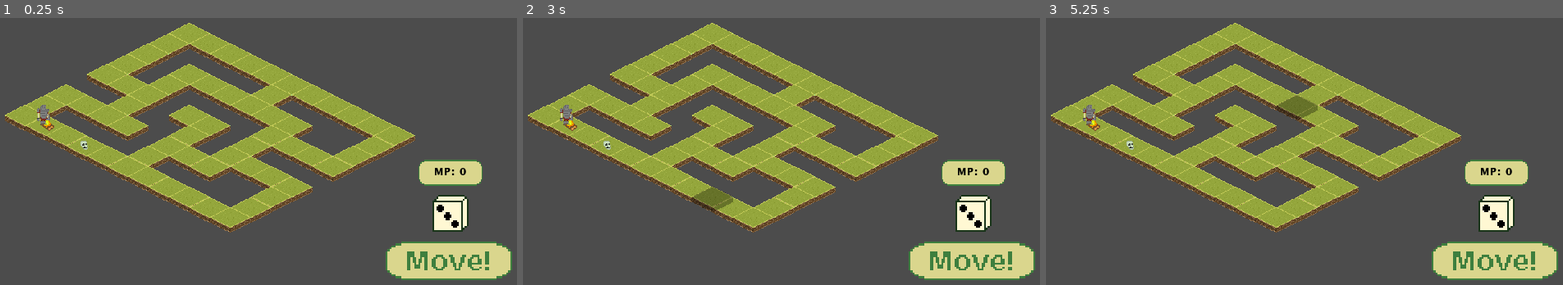
Above: before the commit, frames 1-3 (left to right).
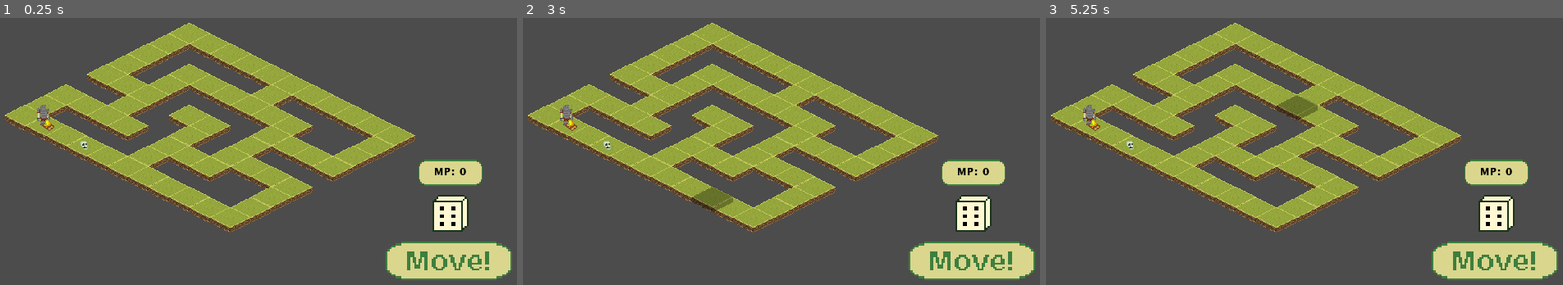
Above: after the commit, the same moments.

Repository: Patriks-Blauzda/Board-Game
Game: Godot game, scene res://Main.tscn
Same seed, same stepped clock (60 frames per second), same inputs: the game is played once before the commit and once after it.
Inputs (mouse positions are in pixels of both pictures, inside the frame that each line leads up to):
- Up to frame 1 (0.25 s): no input
- Up to frame 2 (3 s): tap Enter at 0.5, 2 s; move the mouse to (884, 95) at 0.52 s; hold D (right) 0.53-1.28 s; click (884, 95) at 0.67 s; tap Space at 1.25, 2.75 s; move the mouse to (610, 132) at 1.27 s; hold Down (down) 1.28-2.03 s; move the mouse to (807, 31) at 2.02 s; hold D (right) 2.03-2.78 s; move the mouse to (709, 191) at 2.77 s; hold Up (up) from 2.78 s (still down); click (709, 191) at 2.92 s
- Up to frame 3 (5.25 s): tap Enter at 3.5 s; move the mouse to (1459, 172) at 3.52 s; release Up (up) at 3.53 s; hold A (left) 3.53-5.03 s; tap Space at 4.25 s; move the mouse to (1066, 58) at 4.27 s; move the mouse to (1294, 114) at 5.02 s; hold Down (down) from 5.03 s (still down); click (1294, 114) at 5.17 s

The runs differ from the first frame. In frame 1, 0.1% of the frame differs, in the area x 84-89%, y 69-79%; in frame 2, 0.1%; in frame 3, 0.1%.

Commit message:
Repositioned dice in tilemap, fixed move indicator

Diff:
--- a/Dungeon Board/Combat.tscn
+++ b/Dungeon Board/Combat.tscn
@@ -1128,6 +1128,7 @@
 texture = SubResource( 7 )
 hframes = 3
 vframes = 2
+frame = 5
 
 [node name="Turn" type="Label" parent="."]
 margin_left = 424.0
--- a/Dungeon Board/Player.tscn
+++ b/Dungeon Board/Player.tscn
@@ -6,7 +6,7 @@
 
 [sub_resource type="AtlasTexture" id=1]
 atlas = ExtResource( 3 )
-region = Rect2( 372, 174, 45, 28 )
+region = Rect2( 397, 171, 45, 28 )
 
 [node name="Player" type="Sprite"]
 z_index = 2
Binary file changed: Dungeon Board/TileSet.png
